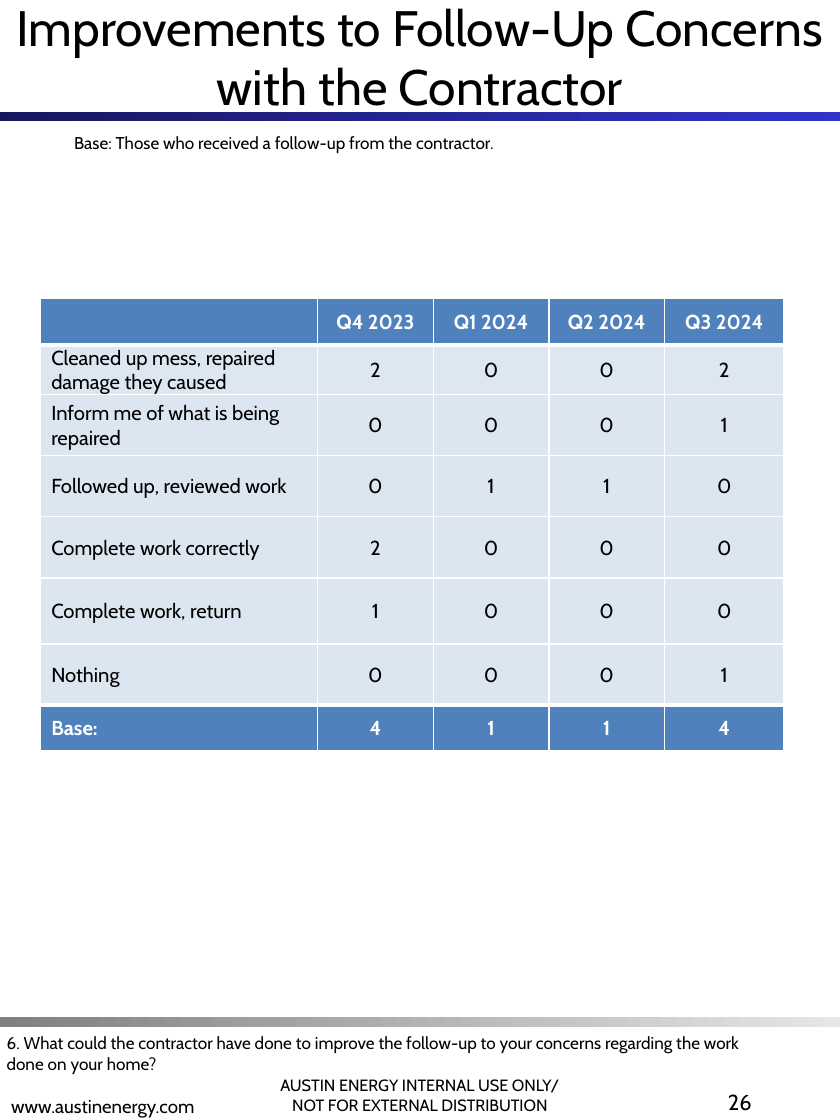
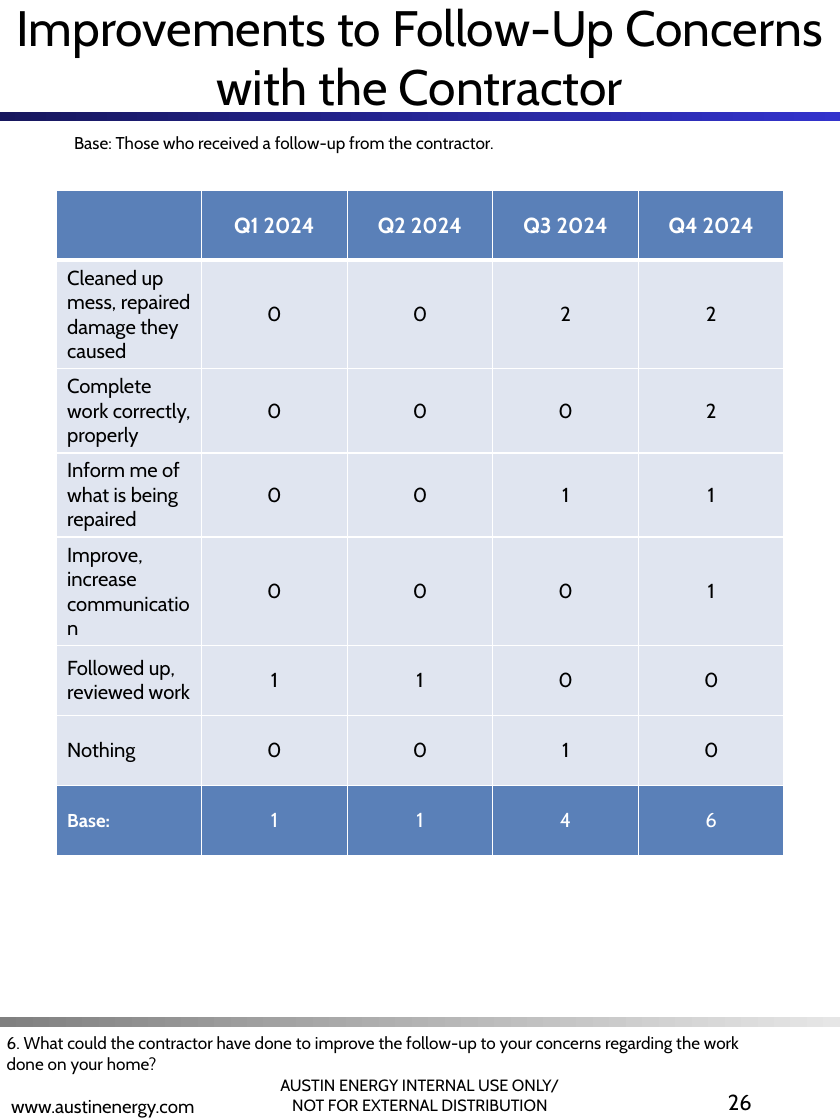
Before and after one commit to jellohead/AE_LIW_automation, a slide deck: slide 26 of src/AE_LIW_automation/output/AE_LIW_updated.pptx. Drawn at 840x1120 pixels with LibreOffice and Linux fonts; fonts in the diff are those of the drawing; background and template pictures are left out. Boxes give left, top, right and bottom in pixels: in the first picture for what was removed or moved away, otherwise in the second. Text is boxed around its words. In the diff, an @@ line names an element or a change of style, - is before the commit and + after.

Commit message:
slide_26.py updates correctly. Updated style_table_cell.py to allow vertical alignment using v_alignment.
Took 1 hour 16 minutes

```diff
--- a/src/AE_LIW_automation/output/AE_LIW_updated.pptx
+++ b/src/AE_LIW_automation/output/AE_LIW_updated.pptx
@@ table at (56,190,784,831) @@
-row 1:  | Q4 2023 | Q1 2024 | Q2 2024 | Q3 2024
+row 1:  | Q1 2024 | Q2 2024 | Q3 2024 | Q4 2024
-row 2, column 2: 2
+row 2, column 2: 0
-row 2, column 4: 0
+row 2, column 4: 2
-row 3, column 1: Inform me of what is being repaired
+row 3, column 1: Complete work correctly, properly
-row 3, column 5: 1
+row 3, column 5: 2
-row 4: Followed up, reviewed work | 0 | 1 | 1 | 0
+row 4: Inform me of what is being repaired | 0 | 0 | 1 | 1
-row 5: Complete work correctly | 2 | 0 | 0 | 0
+row 5: Improve, increase communication | 0 | 0 | 0 | 1
-row 6, column 1: Complete work, return
+row 6, column 1: Followed up, reviewed work
-row 6, column 3: 0
+row 6, column 3: 1
-row 7, column 4: 0
+row 7, column 4: 1
-row 7, column 5: 1
+row 7, column 5: 0
-row 8: Base: | 4 | 1 | 1 | 4
+row 8: Base: | 1 | 1 | 4 | 6
@@ fill #4F81BD to #5A80B8 in 10 cells @@
@@ fill #DDE7F2 to #E0E5F0 in row 2 @@
@@ fill #DCE6F1 to #E0E5F0 in 25 cells @@
@@ size 13 to 12 pt in "Base:" @@
@@ bold off in "1" @@
@@ borders changed @@
@@ table: place and size @@
-table at (40,299,784,752)
+table at (56,190,784,831)
```
Also in this commit, not shown: 10 other files.
